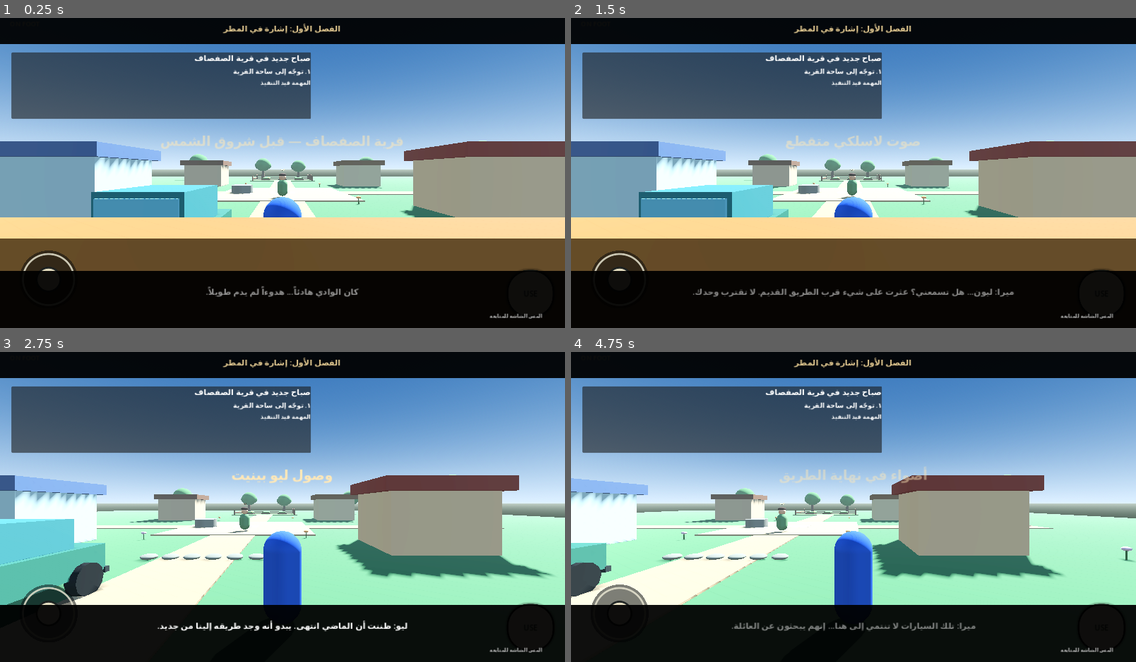
Above: before the commit, frames 1-4 (two rows, left to right).
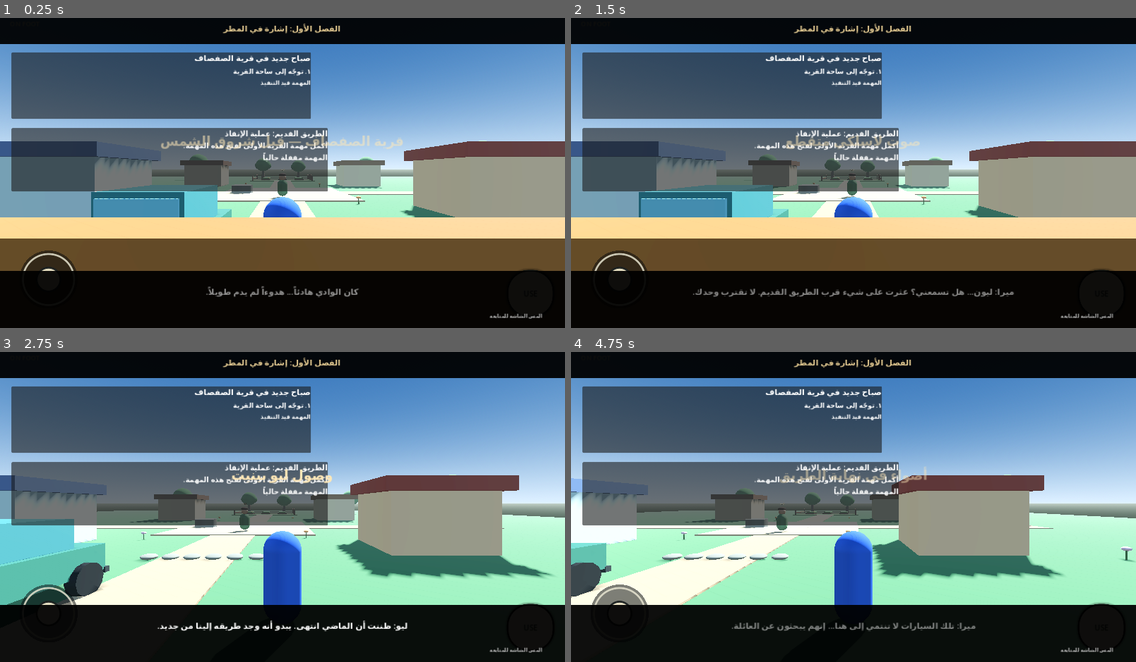
Above: after the commit, the same moments.

Repository: dzdfast-art/GTA-GHIBLI
Game: Godot game, scene res://main.tscn
The game is run twice, just before and just after one commit, with the same random seed, the same clock (stepped at 60 frames per second) and the same inputs.
Inputs (mouse positions are in pixels of both pictures, inside the frame that each line leads up to):
- Up to frame 1 (0.25 s): no input
- Up to frame 2 (1.5 s): click "USE" at 0.5 s; tap Enter at 1.25 s; move the mouse to (977, 154) at 1.27 s; hold Right (ui_right) from 1.28 s (still down); tap E (interact) at 1.35 s; click (977, 154) at 1.42 s
- Up to frame 3 (2.75 s): tap Space at 1.52 s; release Right (ui_right) at 2 s; drag from (169, 519) to (254, 565) at 2.02 s
- Up to frame 4 (4.75 s): move the mouse to (910, 432) at 2.77 s; hold Right (ui_right) 2.78-3.5 s; tap E (interact) at 2.85, 4.35 s; drag from (825, 565) to (684, 457) at 3.52 s; move the mouse to (1023, 550) at 4.27 s; hold Left (ui_left) from 4.28 s (still down); tap Space at 4.52 s

The runs differ from the first frame. In frame 1, 11% of the frame differs, in the area x 2-58%, y 35-56%; in frame 2, 11%; in frame 3, 11%; in frame 4, 11%.

Commit message:
Connect playable rescue mission runtime

Diff:
--- a/main.gd
+++ b/main.gd
@@ -5,6 +5,7 @@
 const STARTER_CAR_SCENE: PackedScene = preload("res://scenes/vehicles/starter_car.tscn")
 const MOBILE_CONTROLS_SCRIPT = preload("res://scripts/ui/mobile_controls.gd")
 const MISSION_MANAGER_SCRIPT = preload("res://scripts/missions/mission_manager.gd")
+const MISSION_002_RUNTIME_SCRIPT = preload("res://scripts/missions/mission_002_runtime.gd")
 const CINEMATIC_DIRECTOR_SCRIPT = preload("res://scripts/missions/cinematic_director.gd")
 const AMBIENCE_SCRIPT = preload("res://scripts/audio/nature_ambience.gd")
 
@@ -15,6 +16,7 @@
 	_create_starter_car()
 	_create_mobile_controls()
 	_create_mission_manager()
+	_create_mission_002_runtime()
 	_create_story_cinematic()
 	_create_nature_ambience()
 
@@ -120,6 +122,14 @@
 	ambience.set("biome", "village")
 	add_child(ambience)
 
+func _create_mission_002_runtime() -> void:
+	var player := get_node_or_null("Player") as CharacterBody3D
+	var vehicle := get_node_or_null("StarterCar") as CharacterBody3D
+	var mission_runtime: CanvasLayer = MISSION_002_RUNTIME_SCRIPT.new() as CanvasLayer
+	mission_runtime.name = "Mission002Runtime"
+	add_child(mission_runtime)
+	mission_runtime.setup(player, vehicle)
+
 func _create_story_cinematic() -> void:
 	var cinematic: CanvasLayer = CINEMATIC_DIRECTOR_SCRIPT.new() as CanvasLayer
 	cinematic.name = "StoryCinematic"
